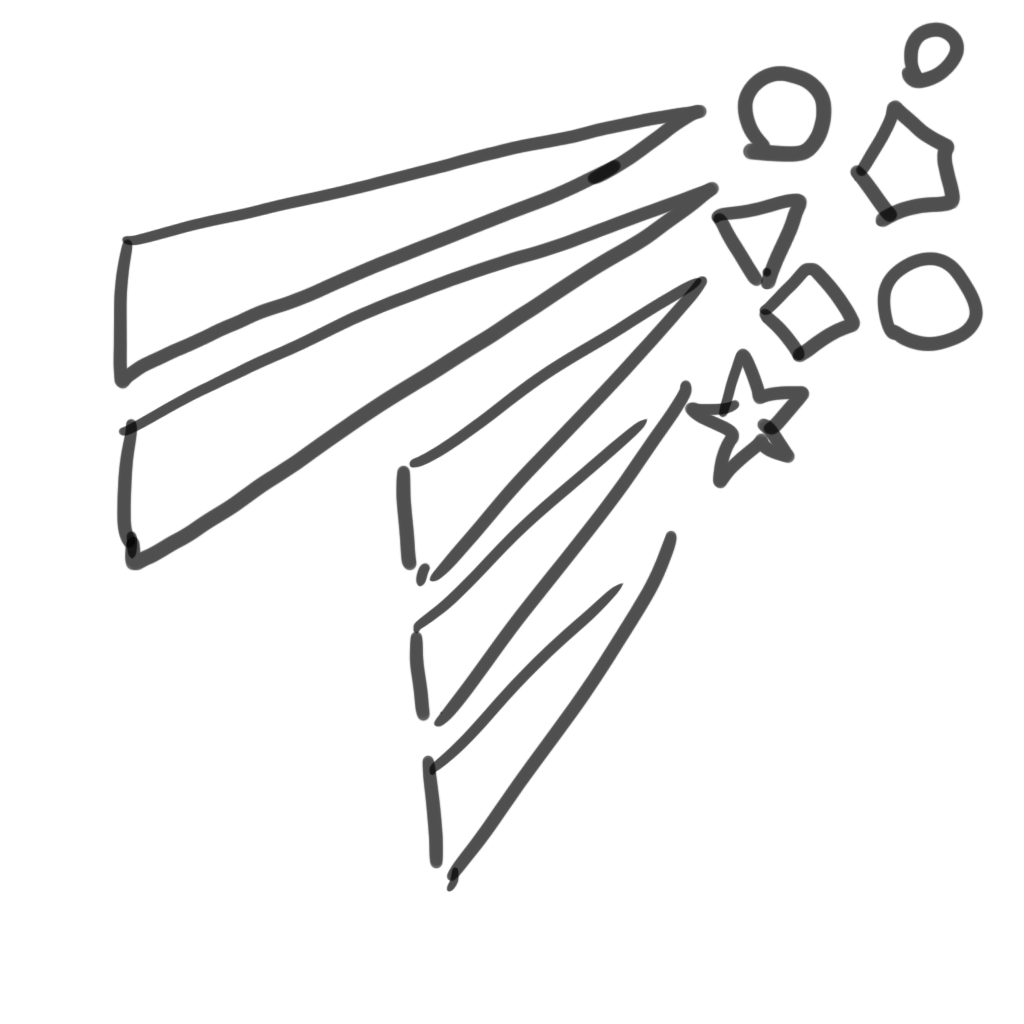
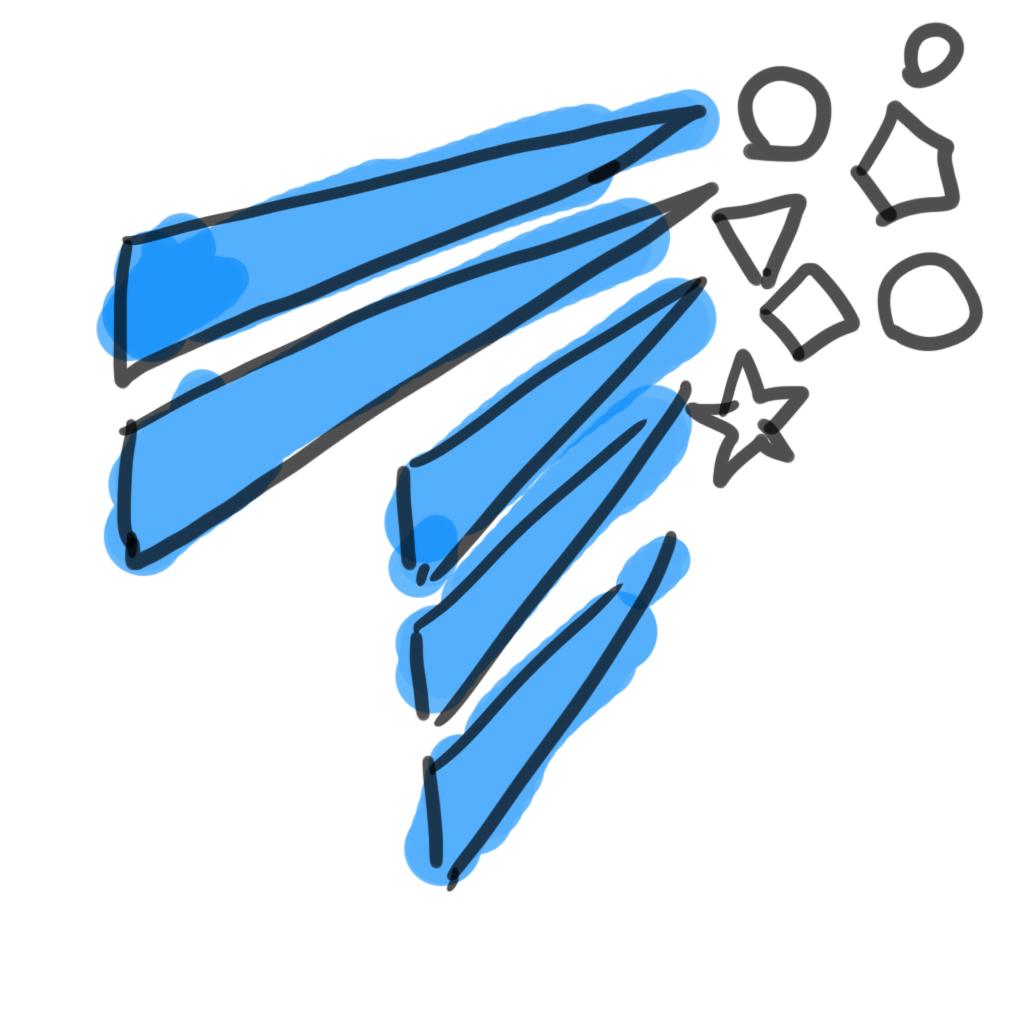
The second w=1024, h=1024 image is a revision of the first. Changes to its layers:
painted on "レイヤー 1" over (96, 88, 721, 887)
